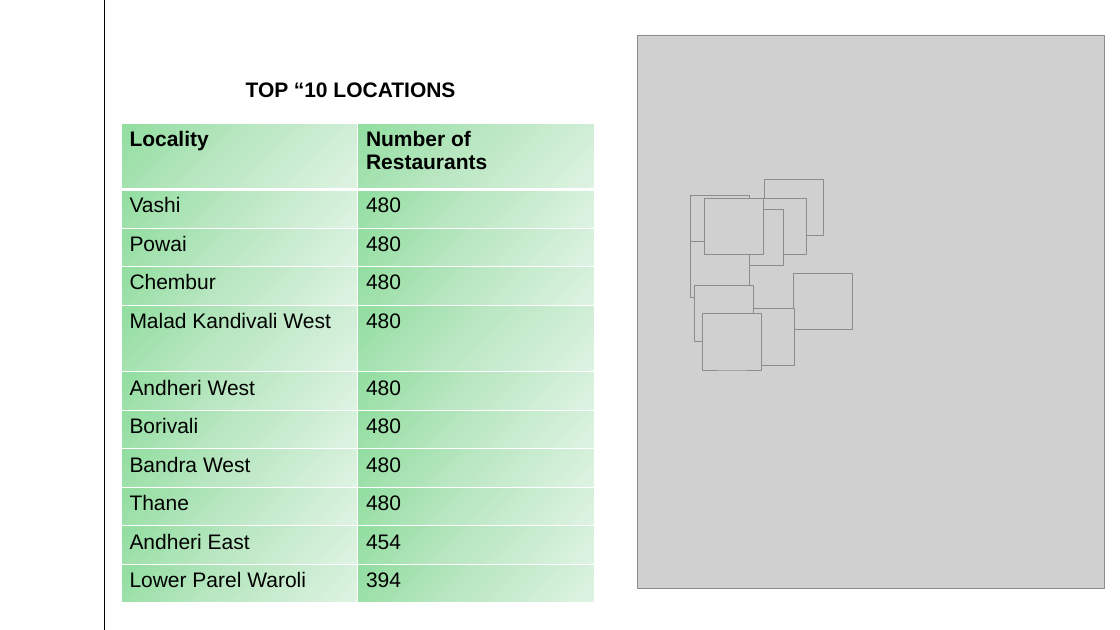
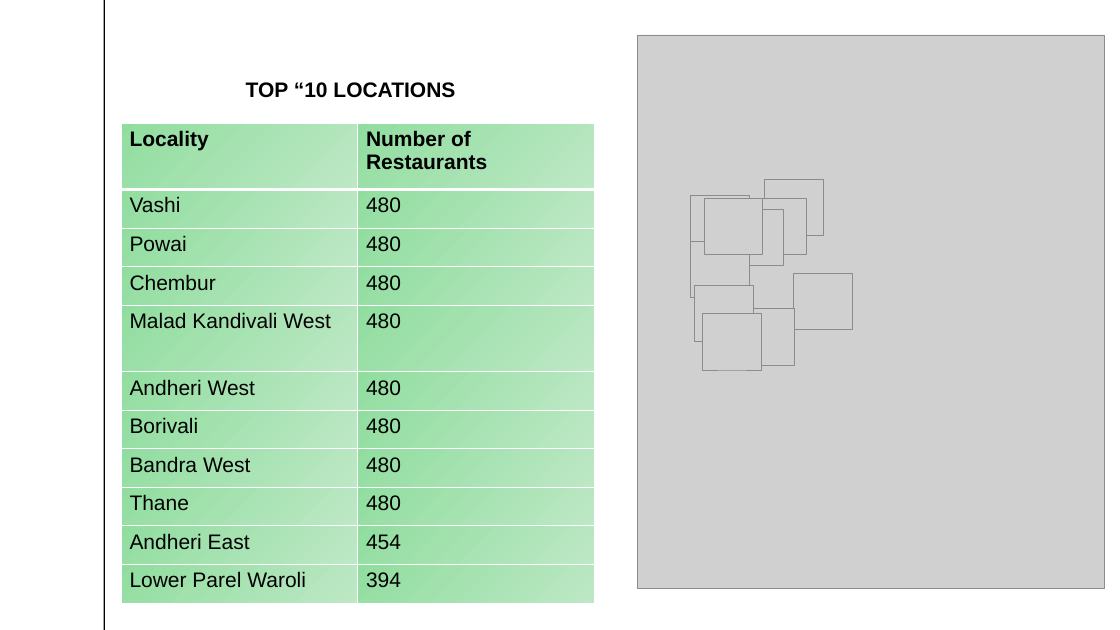
Before and after one commit to Ruthik27/Bed_Rest_and_Order_Services, a slide deck: slide 4 of swiggy_mumbai/Mumbai.pptx. Drawn at 1120x630 pixels with LibreOffice and Linux fonts; fonts in the diff are those of the drawing; grey boxes stand for pictures. Boxes give left, top, right and bottom in pixels: in the first picture for what was removed or moved away, otherwise in the second. Text is boxed around its words. In the diff, an @@ line names an element or a change of style, - is before the commit and + after.

```diff
--- a/swiggy_mumbai/Mumbai.pptx
+++ b/swiggy_mumbai/Mumbai.pptx
@@ table at (121,124,595,604) @@
@@ fill gradient #91DEA0 to #BDE8C5 to #DFF3E3 to gradient #91DD9F to #BDE8C5 in 22 cells @@
@@ borders changed @@
```
Also in this commit, not shown: 4 other slides changed.
